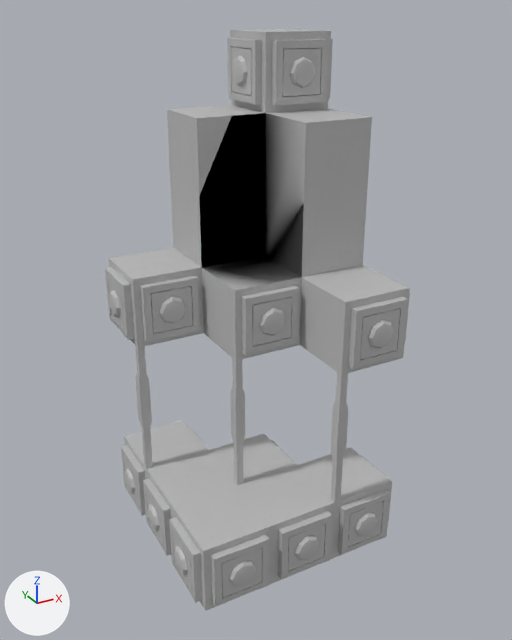
The FBX model Assets/Levels/3 Down_Up/FBX/Down_Up_env_round.fbx as it was, and as the next commit left it.
Camera for both pictures: a 50 mm camera at (-58.2, -94.9, 2.7) aimed at (-14.7, -16.0, -36.7). Lighting does not change. The marker at lower left points along +X, +Y and +Z. Where no turn or scale is listed for an object, it has been applied to the vertices. Vertices at the same position are counted once.

The first picture shows 'env'.
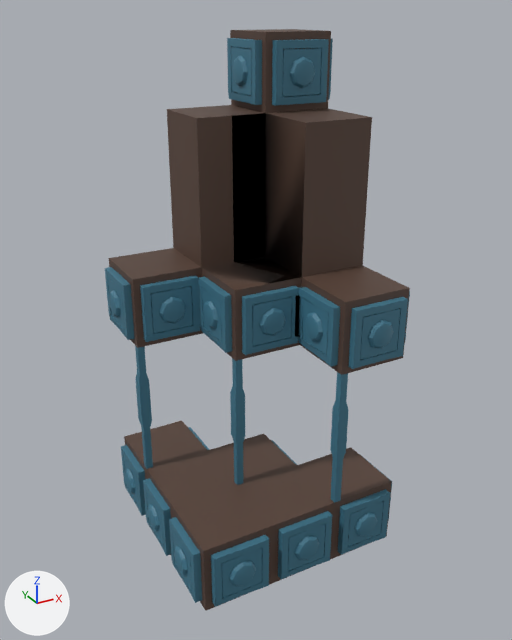
The newer file is also turned or shifted as a whole; pictures and numbers use the older file's frame.

What the commit changed:
Picture 'DownUP_env_texture.png' (img_downup_env_texture_png) is new.
Material 'mat_DownUp_env' (mat_mat_downup_env) is new.
Its texture is img_downup_env_texture_png.
Its roughness is 0.553.
me_mesh is used by ob_env; location (0.0, 0.0, 0.0).
me_mesh had 2654 vertices, 2778 faces and spanned x -31.8..1.8, y -31.8..1.8, z -70.0..0.0.
me_mesh now has 2840 vertices, 2982 faces and spans x -31.8..1.8, y -31.8..1.8, z -70.0..0.0.
me_mesh part 1: the loose piece of 26 vertices spanning x -27.0..-23.0, y -11.8..-11.0, z -37.0..-33.0 is copied, and the copy is turned -90 degrees about the z axis through its middle, then moved by (3.6, -3.6, 0.0), in mat_mat_downup_env (picture img_downup_env_texture_png); it spans x -21.8..-21.0, y -17.0..-13.0, z -37.0..-33.0.
me_mesh part 2: the loose piece of 16 vertices spanning x -27.9..-22.1, y -11.0..-10.0, z -37.9..-32.1 is copied, and the copy is turned -90 degrees about the z axis through its middle, then moved by (4.5, -4.5, 0.0), in mat_mat_downup_env (picture img_downup_env_texture_png); it spans x -21.0..-20.0, y -17.9..-12.1, z -37.9..-32.1.
me_mesh part 3: the loose piece of 26 vertices spanning x -17.0..-13.0, y -21.8..-21.0, z -37.0..-33.0 is copied, and the copy is turned -90 degrees about the z axis through its middle, then moved by (3.6, -3.6, 0.0), in mat_mat_downup_env (picture img_downup_env_texture_png); it spans x -11.8..-11.0, y -27.0..-23.0, z -37.0..-33.0.
me_mesh part 4: the loose piece of 16 vertices spanning x -17.9..-12.1, y -21.0..-20.0, z -37.9..-32.1 is copied, and the copy is turned -90 degrees about the z axis through its middle, then moved by (4.5, -4.5, 0.0), in mat_mat_downup_env (picture img_downup_env_texture_png); it spans x -11.0..-10.0, y -27.9..-22.1, z -37.9..-32.1.
Part 5, on me_mesh:
10 new vertices lie (1.0, 0.0, 0.0) away from vertices in x -21.0..-11.0, y -21.0..-11.0, z -38.0..-31.0.
16 new vertices lie (0.0, -1.0, 0.0) away from vertices in x -21.0..-10.0, y -21.0..-11.0, z -38.0..-32.0.
12 new vertices lie (0.0, -2.7, 0.0) away from vertices in x -21.0..-10.0, y -21.0..-11.0, z -38.0..-31.0.
12 new vertices lie (0.0, -2.6, 0.0) away from vertices in x -21.0..-10.0, y -23.7..-13.7, z -38.0..-31.0.
12 new vertices lie (0.0, -2.7, 0.0) away from vertices in x -21.0..-10.0, y -26.3..-16.3, z -38.0..-31.0.
10 new vertices lie (0.0, 0.0, -1.0) away from vertices in x -21.0..-10.0, y -29.0..-11.0, z -38.0.
8 new vertices lie (0.0, 1.0, 0.0) away from vertices in x -21.0..-10.0, y -29.0..-19.0, z -38.0..-32.0.
8 new vertices lie (0.0, 0.0, 2.0) away from vertices in x -21.0..-10.0, y -29.0..-18.0, z -38.0.
8 new vertices lie (0.0, 0.0, -2.0) away from vertices in x -21.0..-10.0, y -29.0..-18.0, z -32.0.
6 new vertices lie (-0.9, 0.0, 0.0) away from vertices in x -20.0..-10.0, y -26.3..-11.0, z -39.0.
112 new faces join them.
me_mesh part 6: 2778 faces spanning x -31.8..1.8, y -31.8..1.8, z -70.0..0.0 switch from mat_phong3 (grey #bcbcbc) to mat_mat_downup_env (picture img_downup_env_texture_png).

Pixel boxes [x1, y1, x2, y2] of what changed, in the pictures (512 x 640 px):
part 1 of me_mesh, added
    after: [203, 301, 218, 328]
part 2 of me_mesh, added (blue)
    after: [202, 288, 222, 342]
part 3 of me_mesh, added
    after: [305, 312, 323, 341]
part 4 of me_mesh, added (blue)
    after: [303, 298, 329, 355]
part 5 of me_mesh, added (blue)
    after: [198, 276, 340, 366]
part 6 of me_mesh, recoloured
    both: [105, 29, 410, 611]
